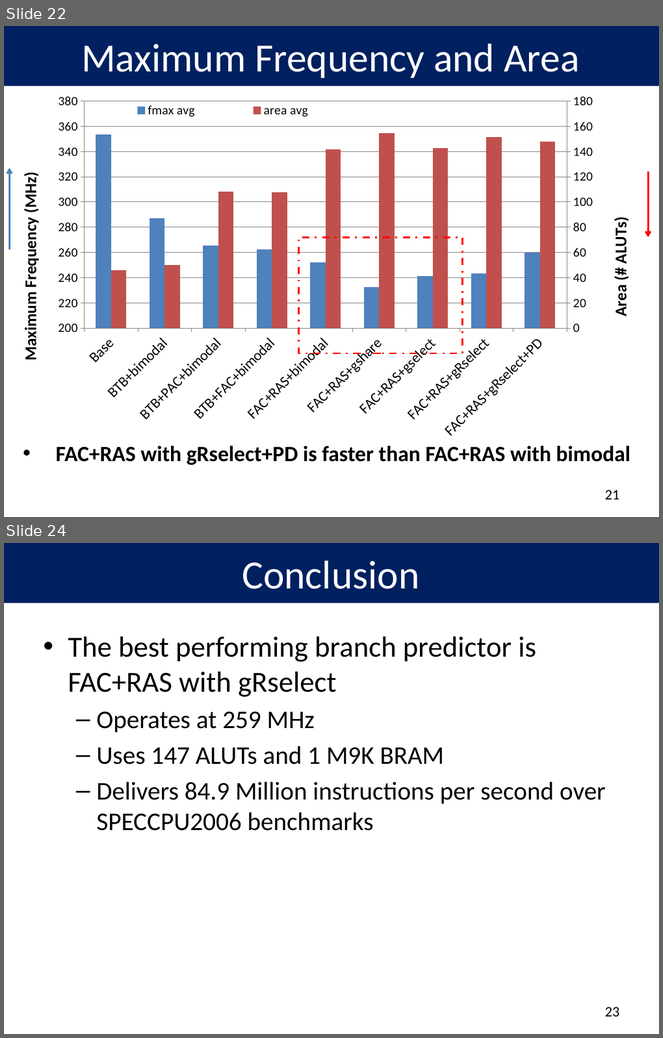
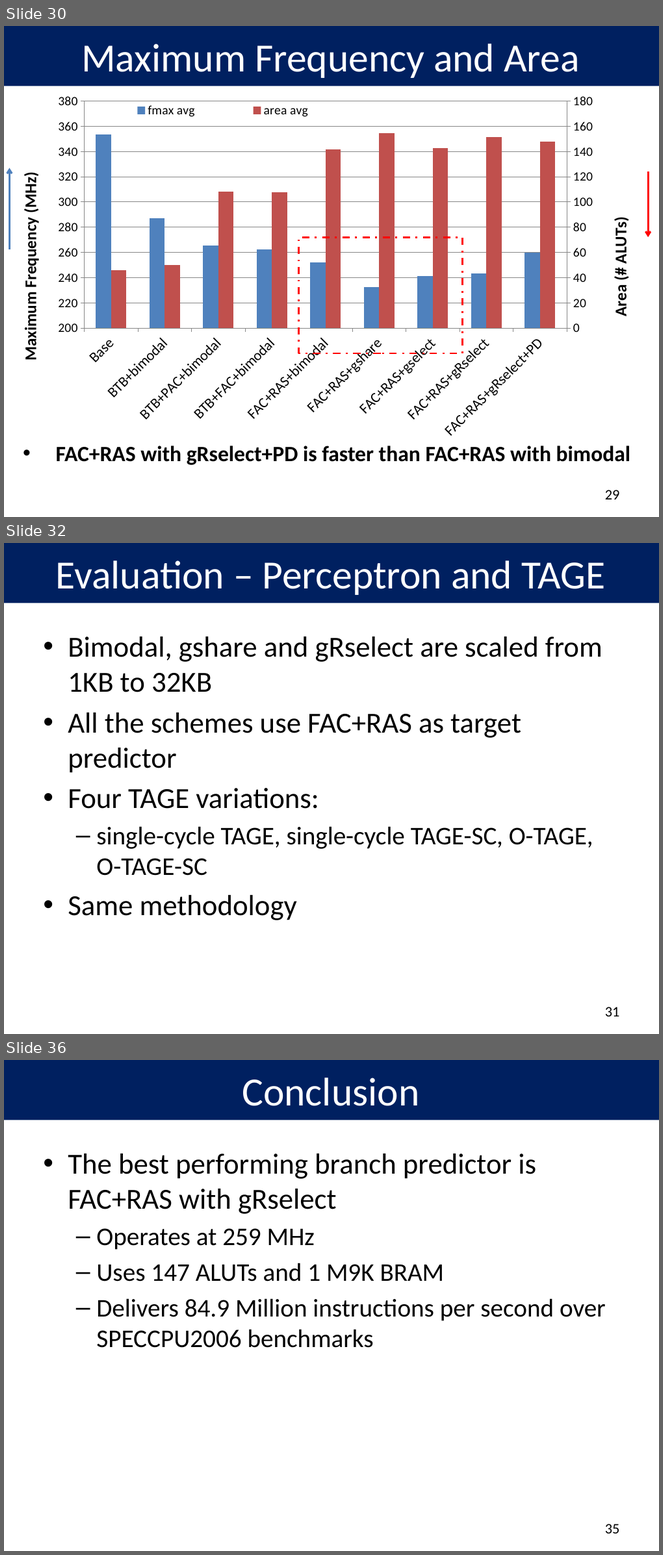
Before and after one commit to peterwudi/di-thesis, a slide deck: presentation/defense.pptx. Shown one above the other, each under a label of ours: slides 22 and 24 before the commit, slides 30, 32 and 36 after it; the slides between them are not shown. The pictures are 663x1038 and 663x1555 pixels, drawn with LibreOffice and Linux fonts; fonts in the diff are those of the drawing; background and template pictures are left out. Boxes give left, top, right and bottom in pixels: in the first picture for what was removed or moved away, otherwise in the second. Text is boxed around its words. In the diff, an @@ line names an element or a change of style, - is before the commit and + after.

```diff
--- a/presentation/defense.pptx
+++ b/presentation/defense.pptx
@@ slide 32 added at [4, 543, 659, 1034], background #FFFFFF @@
@@ title added at [4, 543, 659, 603], fill #002060, 44 pt, text #FFFFFF @@
+Evaluation – Perceptron and TAGE
@@ text added at [68, 637, 603, 921], 32 pt, text #000000 @@
+• Bimodal, gshare and gRselect are scaled from 1KB to 32KB
+• All the schemes use FAC+RAS as target predictor
+• Four TAGE variations:
+  – single-cycle TAGE, single-cycle TAGE-SC, O-TAGE, O-TAGE-SC
+• Same methodology
@@ page number added at [605, 1007, 620, 1017], 16 pt, text #000000 @@
+31
@@ what was slide 22 is now slide 30 @@
@@ page number at [605, 490, 620, 500]: text changed @@
-21
+29
@@ what was slide 24 is now slide 36 @@
@@ page number at [605, 1524, 620, 1534]: text changed @@
-23
+35
```
Also in this commit, not shown: 4 slides changed, 11 other slides added, 2 other files.
